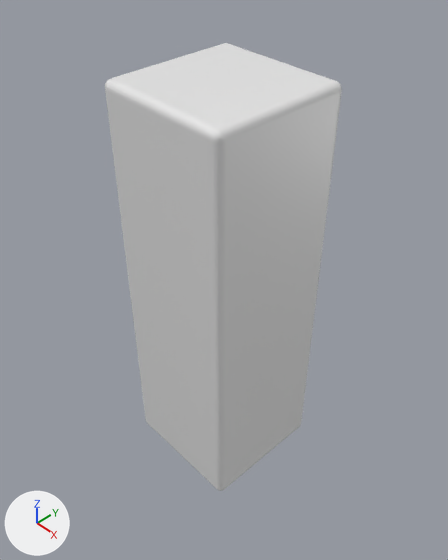
An edit to the Blender file tile_base.blend, drawn before and after from the same camera.
The view is the same before and after, from a camera (50 mm lens) standing at (5.12, -4.8, 2.65) and looking at (-0.05, 0.07, -3.03). The axes (+X, +Y, +Z) are drawn at lower left. The lights are the same throughout.

Script lines for the objects in view, before the commit:
```python
mat_material = principled_material('Material')
mat_material.base_color = (0.8, 0.8, 0.8)  # white #e7e7e7
mat_material.roughness = 0.4
me_cube = bpy.data.meshes.new('Cube')
me_cube.from_pydata(...)  # a box spanning x -1.0..1.0, y -1.0..1.0, z -6.24..-0.02
me_cube.materials.append(mat_material)  # white #e7e7e7
ob_cube = bpy.data.objects.new('Cube', me_cube)
ob_cube.location = (0.0, 0.0, 0.0)
_m = ob_cube.modifiers.new('Bevel', 'BEVEL')
_m.segments = 5
```
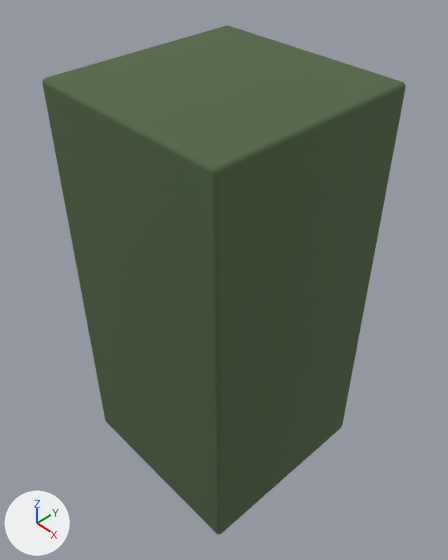
Pixel boxes (x1, y1, x2, y2) of what changed, in the pictures (448 x 560 px):
'Cube', recoloured, surface changed, mesh rescaled, modifiers changed (white to green, 53% wider, 14% taller): before (105, 43, 342, 491); after (42, 25, 406, 534)

What changed in the scene script:
```text
Change mat_material:
    mat_material.base_color: (0.8, 0.8, 0.8) -> (0.085, 0.138, 0.0593)  # white #e7e7e7 -> dark green #526845
    mat_material.roughness: 0.4 -> 0.916
Change me_cube:
    where me_cube.from_pydata(...)  # 8 vertices, 6 faces; spans x -1.0..1.0, y -1.0..1.0, z -6.24..-0.02
    used by ob_cube; location = (0.0, 0.0, 0.0)
    me_cube part 1: the whole mesh is scaled about its middle by (1.5, 1.5, 1)
Change ob_cube:
    where _m = ob_cube.modifiers.new('Bevel', 'BEVEL')
    add _m.width = 0.06
    add _m.width_pct = 0.06
    _m.segments: 5 -> 7
```
